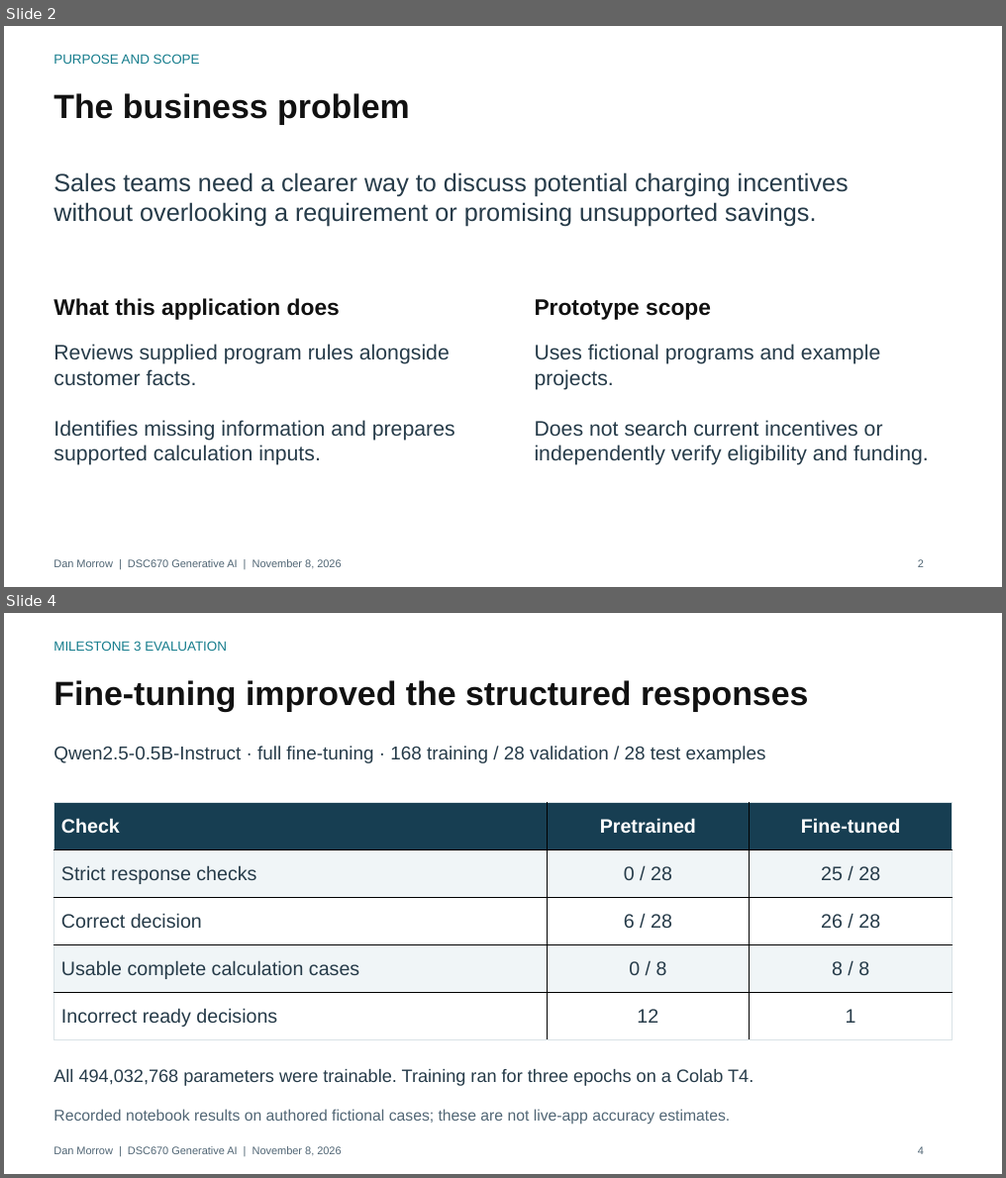
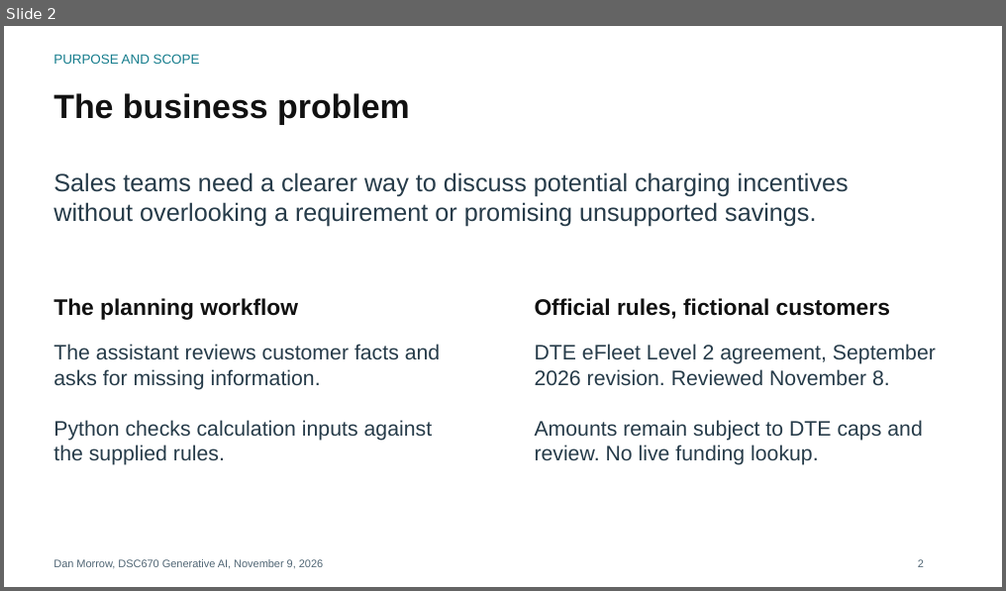
Before and after one commit to danof2morrow/data-science-portfolio, a slide deck: generative-ai/commercial-fleet-ev-incentive-assistant/commercial_fleet_ev_incentive_assistant_presentation.pptx. Shown one above the other, each under a label of ours: slides 2 and 4 before the commit, slide 2 after it; the slides between them are not shown. The pictures are 1006x1178 and 1006x591 pixels, drawn with LibreOffice and Linux fonts; fonts in the diff are those of the drawing. Boxes give left, top, right and bottom in pixels: in the first picture for what was removed or moved away, otherwise in the second. Text is boxed around its words. In the diff, an @@ line names an element or a change of style, - is before the commit and + after.

Commit message:
Complete DTE Streamlit portfolio with trained model evidence and live limitations

```diff
--- a/generative-ai/commercial-fleet-ev-incentive-assistant/commercial_fleet_ev_incentive_assistant_presentation.pptx
+++ b/generative-ai/commercial-fleet-ev-incentive-assistant/commercial_fleet_ev_incentive_assistant_presentation.pptx
@@ slide 4 removed at (4, 613, 1002, 1174), background #FFFFFF @@
@@ text removed at (54, 641, 227, 651) @@
-MILESTONE 3 EVALUATION
@@ text removed at (54, 680, 808, 712) @@
-Fine-tuning improved the structured responses
@@ text removed at (54, 746, 766, 763) @@
-Qwen2.5-0.5B-Instruct · full fine-tuning · 168 training / 28 validation / 28 test examples
@@ table removed at (54, 802, 952, 1041), 5 rows, 3 columns @@
-Check | Pretrained | Fine-tuned
-Strict response checks | 0 / 28 | 25 / 28
-Correct decision | 6 / 28 | 26 / 28
-Usable complete calculation cases | 0 / 8 | 8 / 8
-Incorrect ready decisions | 12 | 1
@@ text removed at (54, 1069, 753, 1086) @@
-All 494,032,768 parameters were trainable. Training ran for three epochs on a Colab T4.
@@ text removed at (54, 1109, 731, 1125) @@
-Recorded notebook results on authored fictional cases; these are not live-app accuracy estimates.
@@ text removed at (54, 1147, 341, 1157) @@
-Dan Morrow | DSC670 Generative AI | November 8, 2026
@@ text removed at (918, 1147, 924, 1155) @@
-4
@@ slide 2 changed as well @@
@@ text at (54, 298, 298, 320): text changed @@
-What this application does
+The planning workflow
@@ text at (535, 298, 890, 319): text changed @@
-Prototype scope
+Official rules, fictional customers
@@ text at (54, 344, 440, 466): text changed @@
-Reviews supplied program rules alongside customer facts.
-Identifies missing information and prepares supported calculation inputs.
+The assistant reviews customer facts and asks for missing information.
+Python checks calculation inputs against the supplied rules.
@@ text at (535, 344, 936, 466): text changed @@
-Uses fictional programs and example projects.
-Does not search current incentives or independently verify eligibility and funding.
+DTE eFleet Level 2 agreement, September 2026 revision. Reviewed November 8.
+Amounts remain subject to DTE caps and review. No live funding lookup.
@@ text at (54, 560, 323, 570): text changed @@
-Dan Morrow | DSC670 Generative AI | November 8, 2026
+Dan Morrow, DSC670 Generative AI, November 9, 2026
```
Also in this commit, not shown: 3 other slides changed, 4 slides added, 3 other slides removed, 23 other files.
